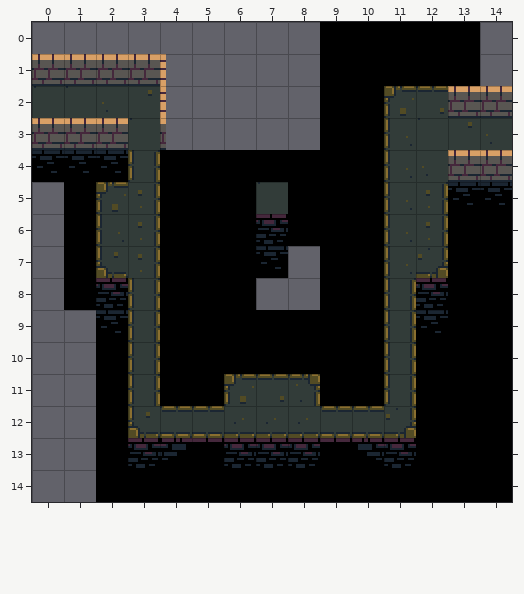
Level history. Tiled map: core/assets/levels/bullet-04.tmx. Above is the file before it was changed.
Cells are 32x32 px. Shown: x 0..14, y 0..14.
The same view after the edit:
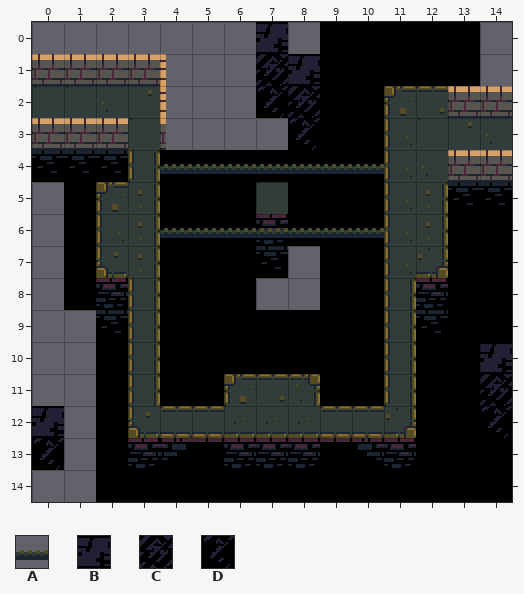
Key: from "tower": A 69, B 90, C 91, D 92.
_ is an empty cell.
Tiles of an added or newly shown layer are drawn over the layers below it.
Edits made:
Layer "guff" (added):
Tile A is added in row 4 at x 4 to 10; in row 6 at x 4 to 10.
Tile B is added in row 0 at x 7; in row 1 at x 8; in row 10 at x 14; in row 12 at x 0.
Tile C is added in row 1 at x 7; in row 2 at x 8; in row 11 at x 14.
Tile D is added in row 2 at x 7; in row 3 at x 8; in row 12 at x 14; in row 13 at x 0.
Boxes around the changes in both pictures, in picture pixels (x1, y1, x2, y2):
added: (160, 22, 384, 174)
added: (160, 228, 384, 238)
added: (480, 344, 512, 438)
added: (32, 406, 64, 470)
